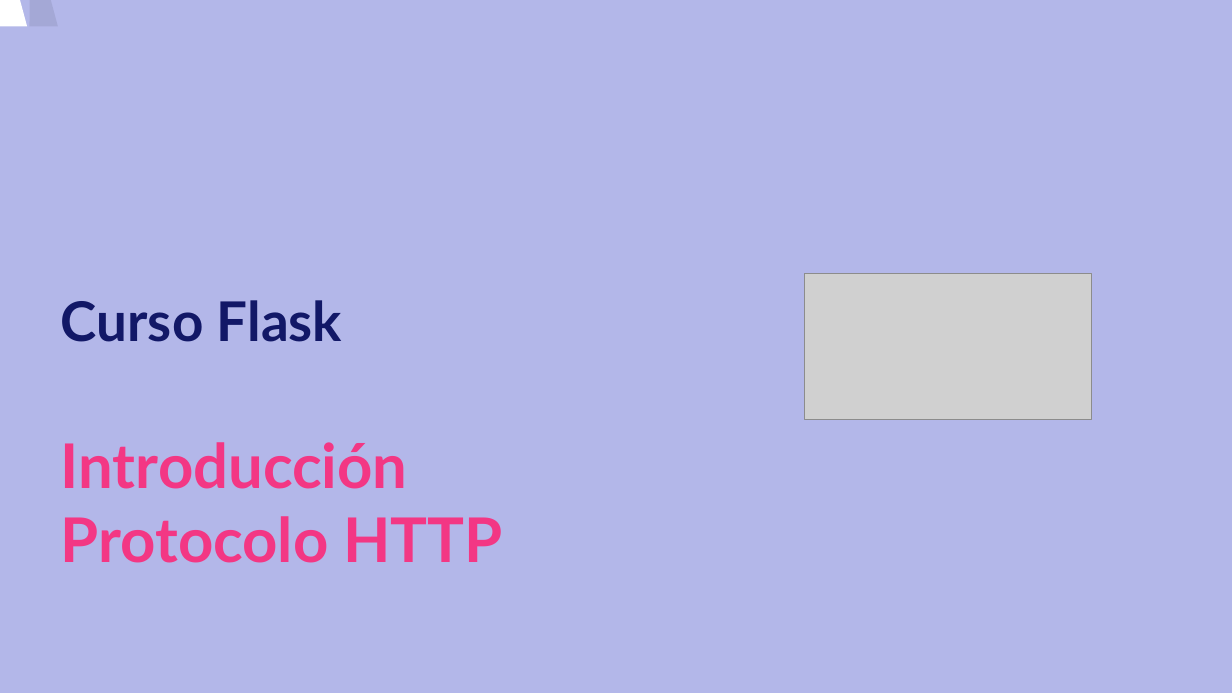
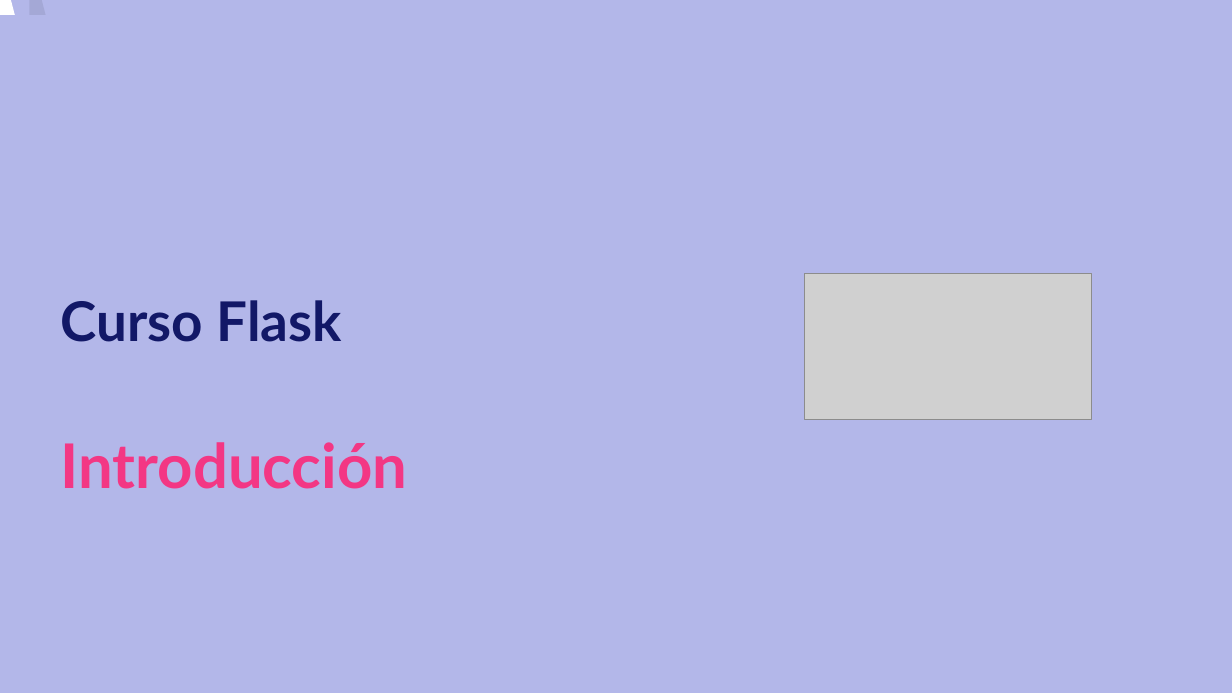
Before and after one commit to josedom24/curso_flask, a slide deck: slide 1 of curso/u0/u0.odp. Drawn at 1232x693 pixels with LibreOffice and Linux fonts; fonts in the diff are those of the drawing; grey boxes stand for pictures. Boxes give left, top, right and bottom in pixels: in the first picture for what was removed or moved away, otherwise in the second. Text is boxed around its words. In the diff, an @@ line names an element or a change of style, - is before the commit and + after.

Commit message:
Introducción

```diff
--- a/curso/u0/u0.odp
+++ b/curso/u0/u0.odp
@@ freeform shape at [0, 0, 710, 693]: outline redrawn @@
@@ freeform shape at [30, 0, 740, 693]: outline redrawn @@
@@ text at [61, 300, 408, 489]: text changed @@
-Curso Flask
-Introducción
-Protocolo HTTP
+Curso Flask
+Introducción
```
Also in this commit, not shown: 1 other slide changed, 6 slides added, 8 slides removed, 1 other file.
